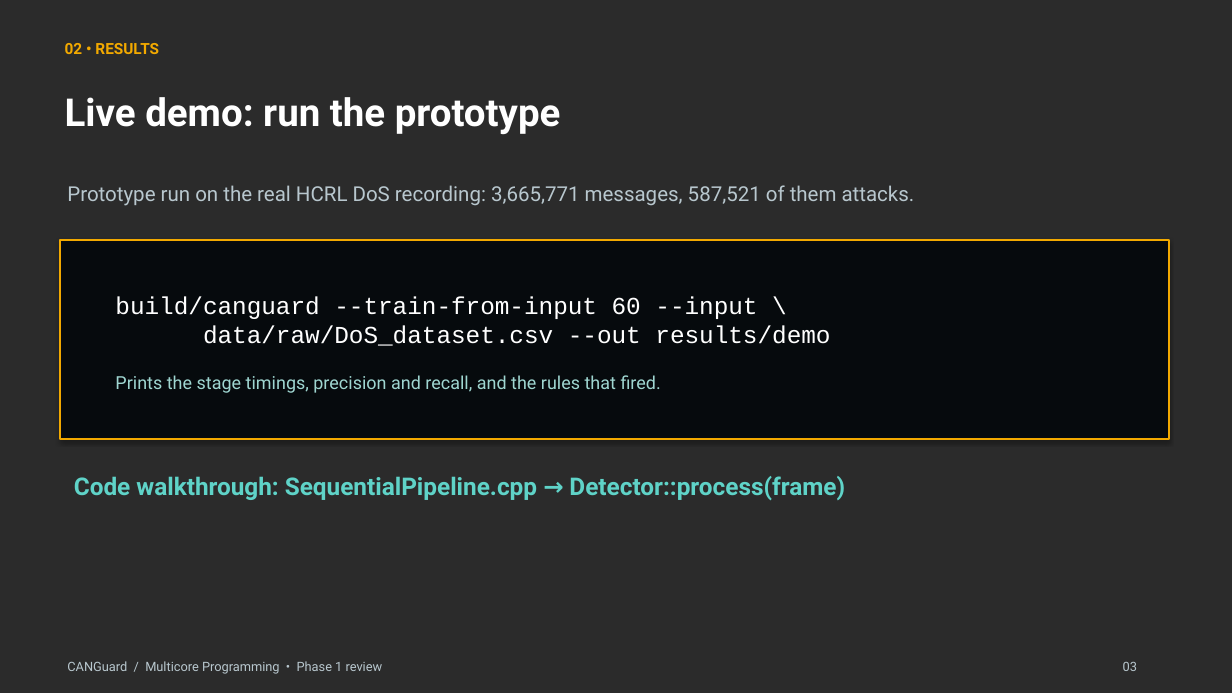
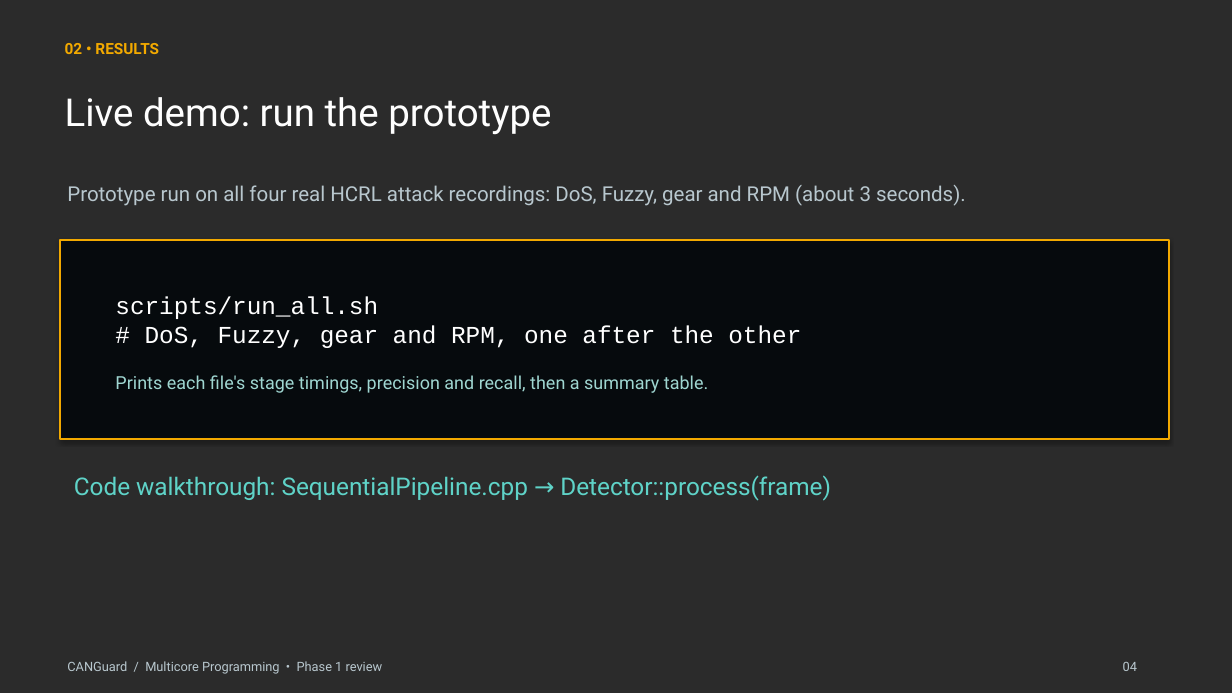
Before and after one commit to TaniaGirish12/CANGuard, a slide deck: slide 4 of docs/MCP_Presentation_vehicle.pptx (slide 3 before the commit). Drawn at 1232x693 pixels with LibreOffice and Linux fonts; fonts in the diff are those of the drawing; background and template pictures are left out; a plain dark background stands for a picture behind light text. Boxes give left, top, right and bottom in pixels: in the first picture for what was removed or moved away, otherwise in the second. Text is boxed around its words. In the diff, an @@ line names an element or a change of style, - is before the commit and + after.

```diff
--- a/docs/MCP_Presentation_vehicle.pptx
+++ b/docs/MCP_Presentation_vehicle.pptx
@@ text "Live demo: run the prototype" at <box>65,97,551,134</box>: bold off @@
@@ text at <box>67,185,966,206</box>: text changed @@
-Prototype run on the real HCRL DoS recording: 3,665,771 messages, 587,521 of them attacks.
+Prototype run on all four real HCRL attack recordings: DoS, Fuzzy, gear and RPM (about 3 seconds).
@@ text in rectangle at <box>115,296,801,393</box>: text changed; size 19 to 14 pt; font Courier New to Roboto; text colour #FFFFFF to #9FD6D1 @@
-build/canguard --train-from-input 60 --input \
-data/raw/DoS_dataset.csv --out results/demo
-Prints the stage timings, precision and recall, and the rules that fired.
+scripts/run_all.sh
+# DoS, Fuzzy, gear and RPM, one after the other
+Prints each file's stage timings, precision and recall, then a summary table.
@@ text "Code walkthrough: SequentialPipeline.cpp → Detector::process ..." at <box>74,475,831,501</box>: bold off @@
@@ text at <box>1123,662,1137,671</box>: text changed @@
-03
+04
```
Also in this commit, not shown: 5 other slides changed, 1 slide added.
